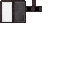
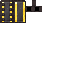
Revision of a layered 64x64 image; what changed, layer by layer:
added layer "Pasted Layer #15" above "Pasted Layer #12" over [4, 2, 17, 22]
added layer "Pasted Layer #11" above "netherite_block.png copy" over [2, 3, 12, 21]
added layer "netherite_block.png copy" above "Pasted Layer #8" over [2, 2, 25, 22]
renamed "shield_base.png" to "Pasted Layer #8", hid it, painted on it over [2, 2, 25, 22]
renamed "shield_base_nopattern.png" to "iron_shield_base_nopattern.png", hid it, moved it above "Pasted Layer #3", painted on it over [2, 2, 25, 22]
added layer "Pasted Layer #3" above "gold_shield_base_nopattern.png" over [4, 2, 17, 22]
renamed "diamond_block.png" to "gold_shield_base_nopattern.png", showed it, painted on it over [2, 2, 25, 22]
removed layer "netherite_block.png" over [2, 2, 25, 22]
added layer "shield_base_nopattern.png" over [2, 2, 25, 22]
